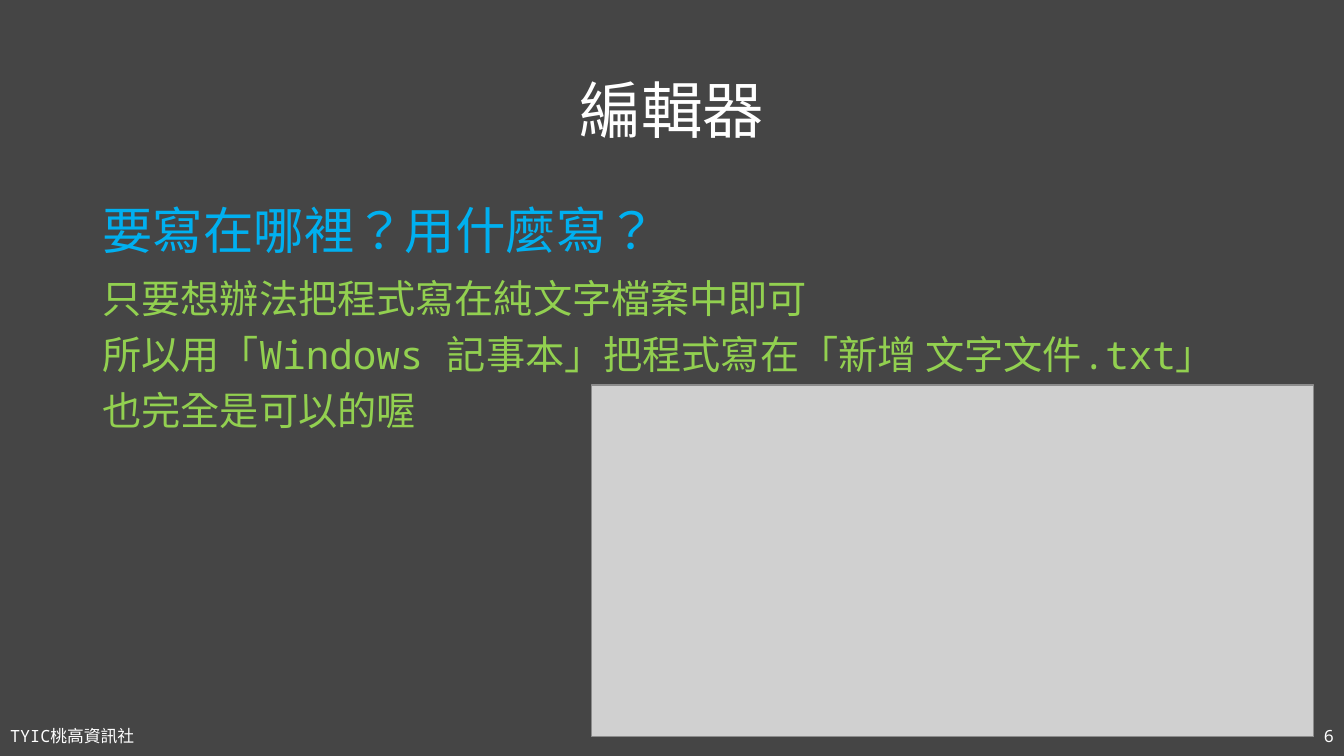
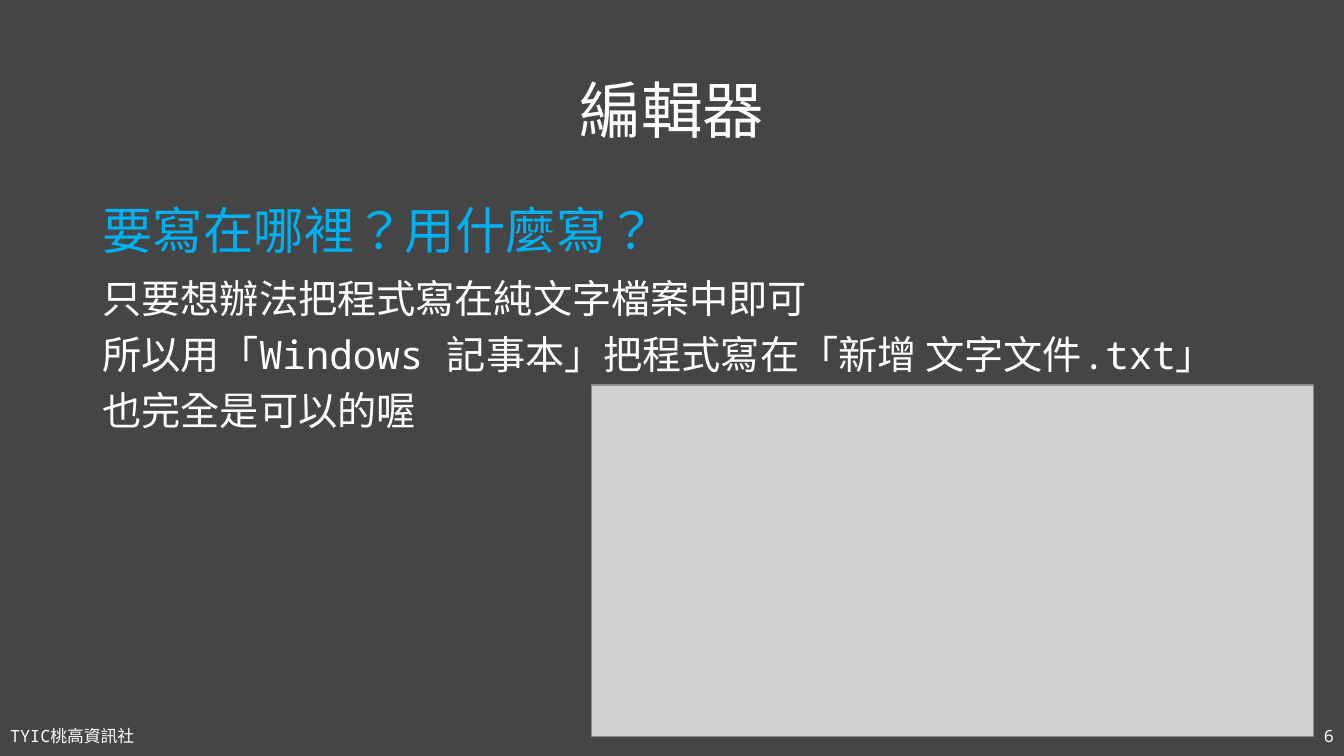
Before and after one commit to TYSHIC/slides, a slide deck: slide 6 of powerpoint/03_編輯器與第一個 Java 程式.pptx. Drawn at 1344x756 pixels with LibreOffice and Linux fonts; fonts in the diff are those of the drawing; grey boxes stand for pictures. Boxes give left, top, right and bottom in pixels: in the first picture for what was removed or moved away, otherwise in the second. Text is boxed around its words. In the diff, an @@ line names an element or a change of style, - is before the commit and + after.

```diff
--- a/powerpoint/03_編輯器與第一個 Java 程式.pptx
+++ b/powerpoint/03_編輯器與第一個 Java 程式.pptx
@@ text "只要想辦法把程式寫在純文字檔案中即可" at [102,280,1215,428]: text colour #92D050 to #FFFFFF @@
```
Also in this commit, not shown: 5 other slides changed, 18 other files.
